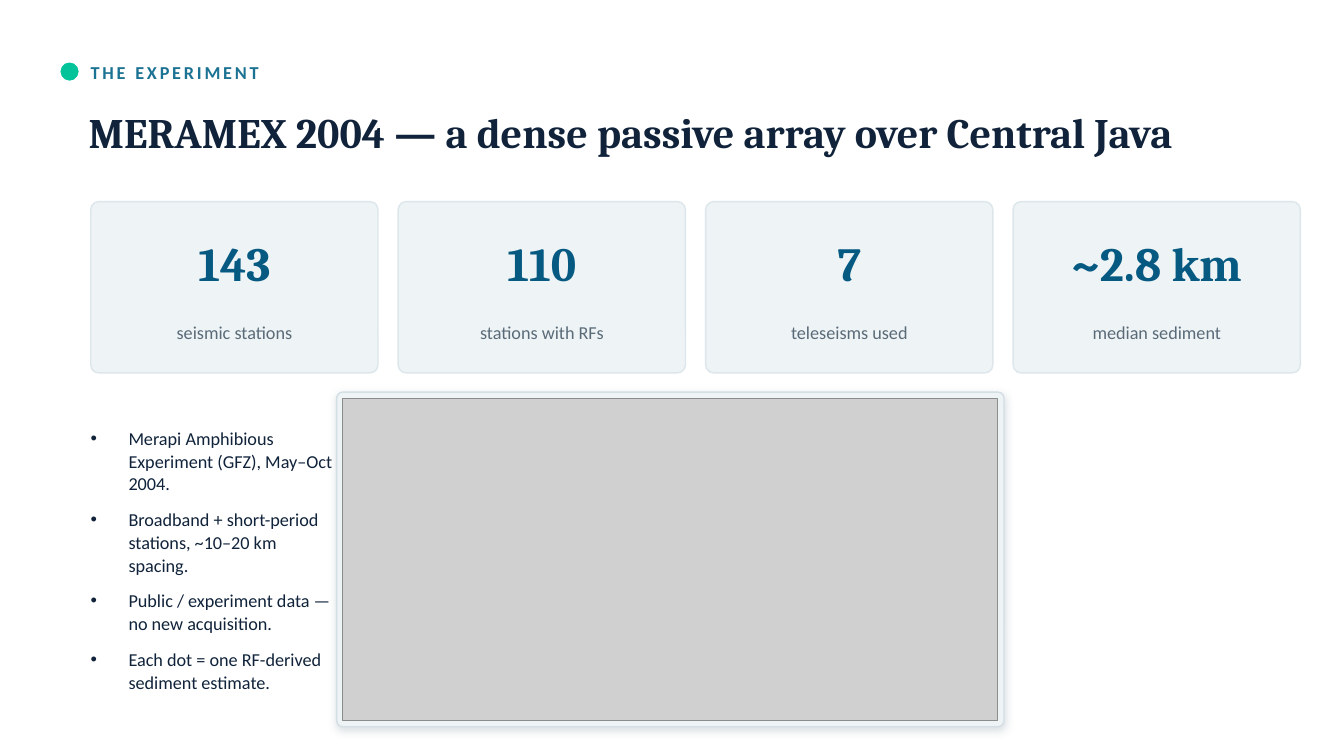
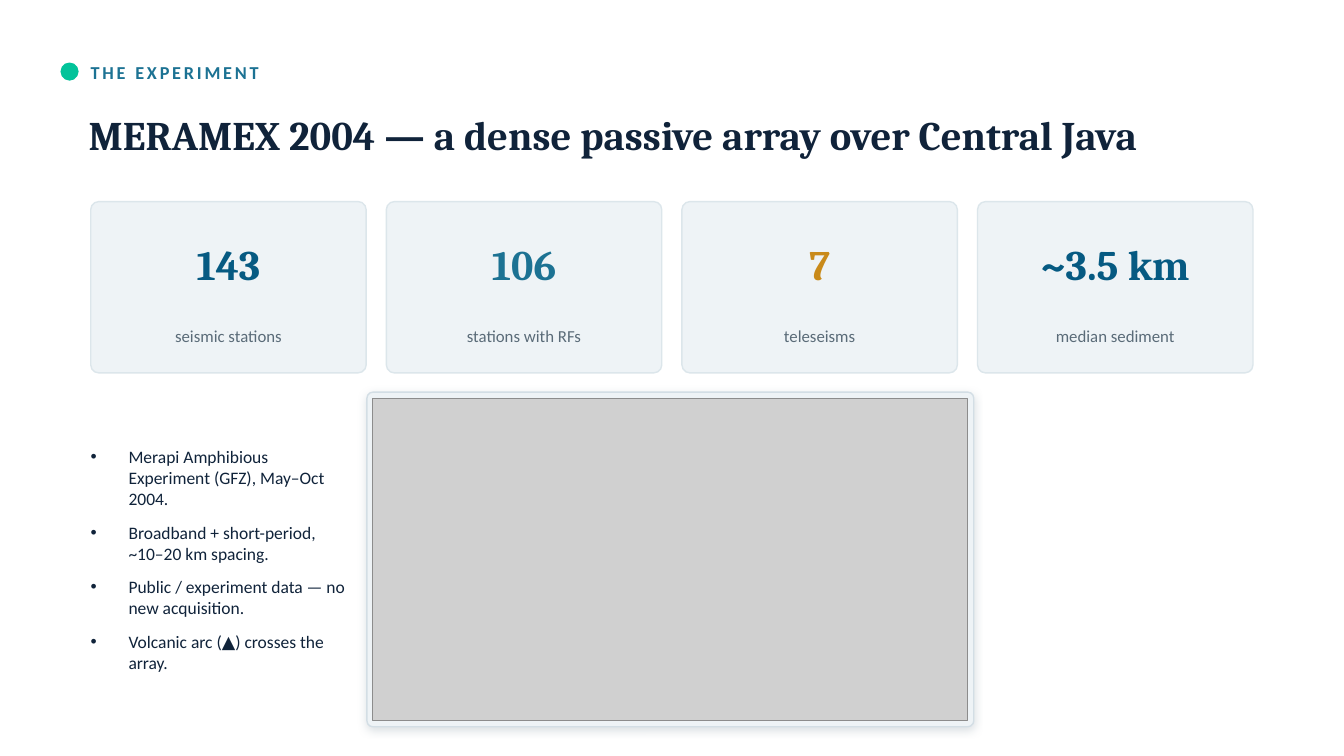
Before and after one commit to maswiet/fbt-gravity-seismicity, a slide deck: slide 13 of pitch_rf_gravity/RF_Gravity_CentralJava_keynote.pptx (slide 9 before the commit). Drawn at 1344x756 pixels with LibreOffice and Linux fonts; fonts in the diff are those of the drawing; grey boxes stand for pictures. Boxes give left, top, right and bottom in pixels: in the first picture for what was removed or moved away, otherwise in the second. Text is boxed around its words. In the diff, an @@ line names an element or a change of style, - is before the commit and + after.

```diff
--- a/pitch_rf_gravity/RF_Gravity_CentralJava_keynote.pptx
+++ b/pitch_rf_gravity/RF_Gravity_CentralJava_keynote.pptx
@@ text "MERAMEX 2004 — a dense ..." at bbox=[89, 121, 1137, 159]: size 30 to 29 pt @@
@@ rounded rectangle: place and size @@
-rounded rectangle at bbox=[91, 202, 378, 373]
+rounded rectangle at bbox=[91, 202, 366, 373]
@@ rounded rectangle: place and size @@
-rounded rectangle at bbox=[398, 202, 686, 373]
+rounded rectangle at bbox=[386, 202, 661, 373]
@@ rounded rectangle: place and size @@
-rounded rectangle at bbox=[706, 202, 993, 373]
+rounded rectangle at bbox=[682, 202, 957, 373]
@@ rounded rectangle: place and size @@
-rounded rectangle at bbox=[1013, 202, 1301, 373]
+rounded rectangle at bbox=[978, 202, 1253, 373]
@@ text "143" at bbox=[197, 251, 261, 281]: size 34 to 30 pt @@
@@ text "7": place and size @@
-text "7" at bbox=[838, 249, 862, 282]
+text "7" at bbox=[809, 252, 830, 281]
@@ text "7" at bbox=[809, 252, 830, 281]: size 34 to 30 pt, text colour #065A82 to #C98A1A @@
@@ text at bbox=[492, 251, 556, 281]: text changed; size 34 to 30 pt; text colour #065A82 to #1C7293 @@
-110
+106
@@ text at bbox=[1041, 251, 1190, 281]: text changed; size 34 to 30 pt @@
-~2.8 km
+~3.5 km
@@ text "stations with RFs": place and size @@
-text "stations with RFs" at bbox=[480, 326, 604, 339]
+text "stations with RFs" at bbox=[467, 330, 581, 342]
@@ size 13 to 12 pt in 3 elements at bbox=[175, 330, 281, 342], bbox=[467, 330, 581, 342], bbox=[1056, 330, 1175, 342] @@
@@ text "median sediment": place and size @@
-text "median sediment" at bbox=[1093, 326, 1221, 339]
+text "median sediment" at bbox=[1056, 330, 1175, 342]
@@ text at bbox=[784, 330, 855, 342]: text changed; size 13 to 12 pt @@
-teleseisms used
+teleseisms
@@ rounded rectangle: place and size @@
-rounded rectangle at bbox=[337, 392, 1004, 727]
+rounded rectangle at bbox=[367, 392, 974, 727]
@@ picture: place and size @@
-picture at bbox=[343, 398, 998, 721]
+picture at bbox=[373, 398, 968, 721]
@@ text at bbox=[129, 451, 344, 617]: size 13 to 12.5 pt in "Merapi Amphibious Experiment (GFZ), May–Oct 2004.", "Public / experiment data — no new ..."; line spacing 1.05 to 1 @@
@@ text at bbox=[129, 527, 316, 563]: text changed; size 13 to 12.5 pt @@
-• Broadband + short-period stations, ~10–20 km spacing.
+• Broadband + short-period, ~10–20 km spacing.
@@ text at bbox=[129, 636, 324, 672]: text changed; size 13 to 12.5 pt @@
-• Each dot = one RF-derived sediment estimate.
+• Volcanic arc (▲) crosses the array.
```
Also in this commit, not shown: 12 other slides changed, 7 slides added, 2 slides removed, 12 other files.
